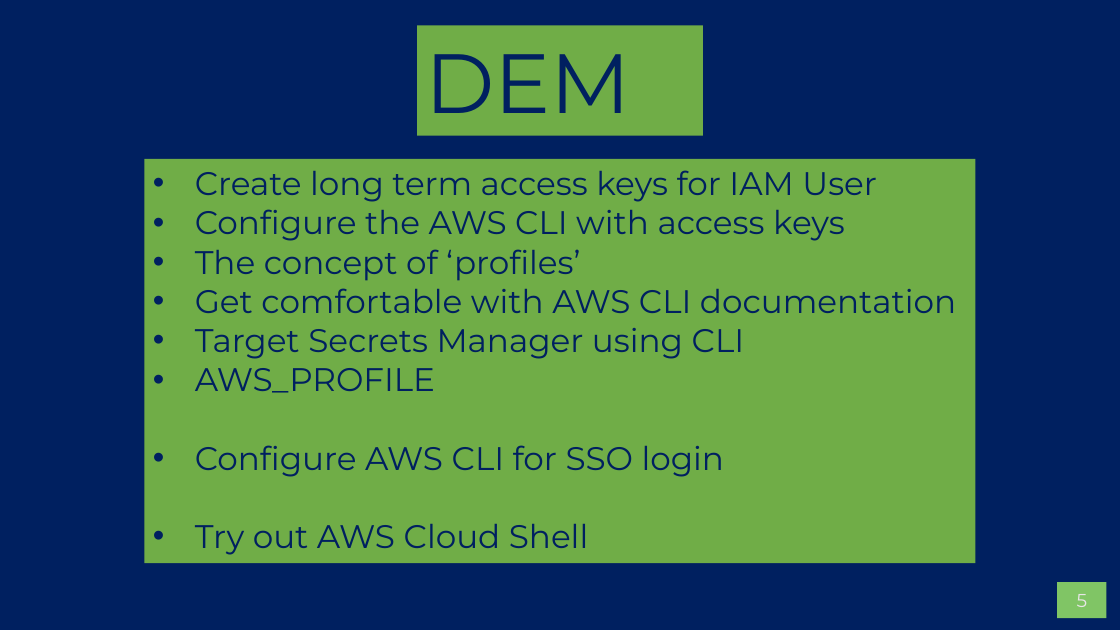
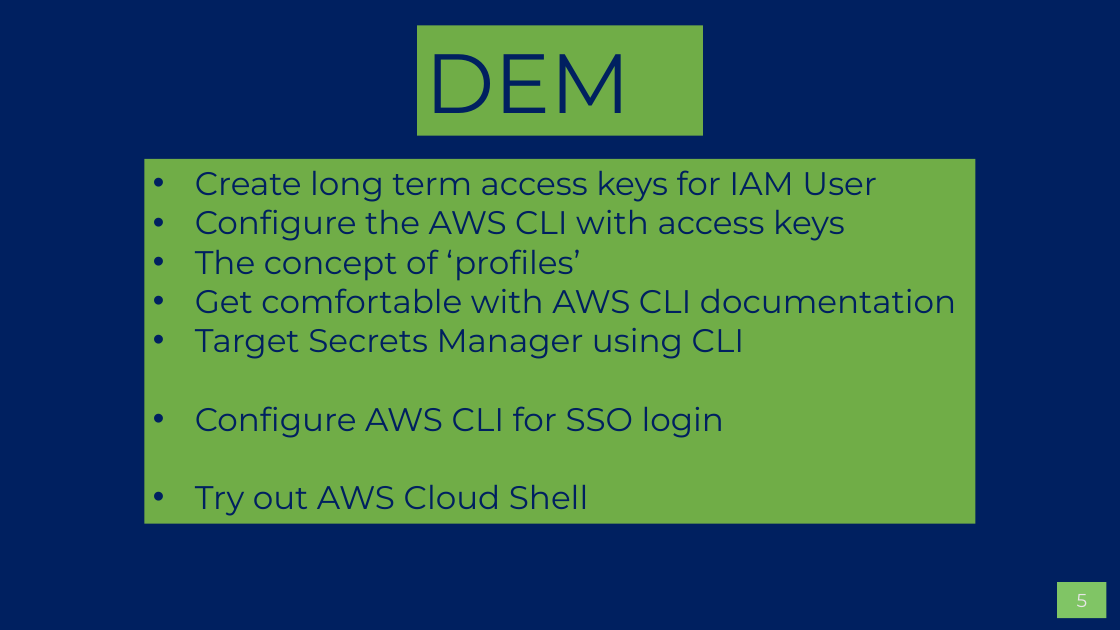
Before and after one commit to AWS-Competence-Group/sessions, a slide deck: slide 5 of 04-aws-cli/04-aws-cli.pptx. Drawn at 1120x630 pixels with LibreOffice and Linux fonts; fonts in the diff are those of the drawing; background and template pictures are left out. Boxes give left, top, right and bottom in pixels: in the first picture for what was removed or moved away, otherwise in the second. Text is boxed around its words. In the diff, an @@ line names an element or a change of style, - is before the commit and + after.

```diff
--- a/04-aws-cli/04-aws-cli.pptx
+++ b/04-aws-cli/04-aws-cli.pptx
@@ rectangle "Create long term access keys ...": place and size @@
-rectangle "Create long term access keys ..." at <box>145,159,975,563</box>
+rectangle "Create long term access keys ..." at <box>145,159,975,523</box>
@@ text in rectangle at <box>195,368,435,393</box>: paragraph removed @@
-• AWS_PROFILE
```
Also in this commit, not shown: 3 other slides changed.
